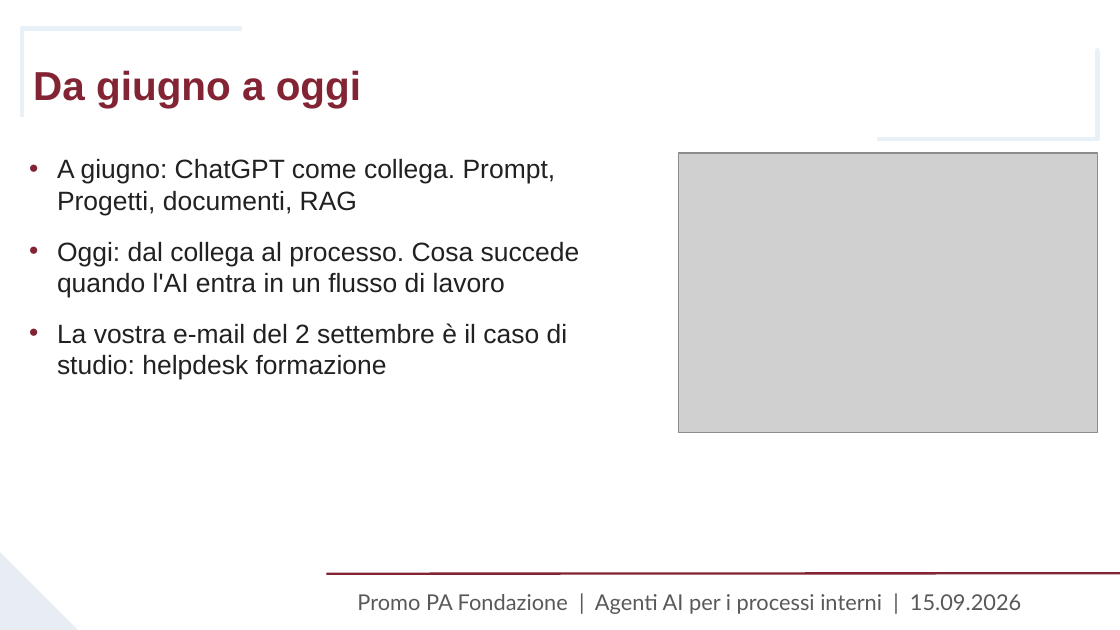
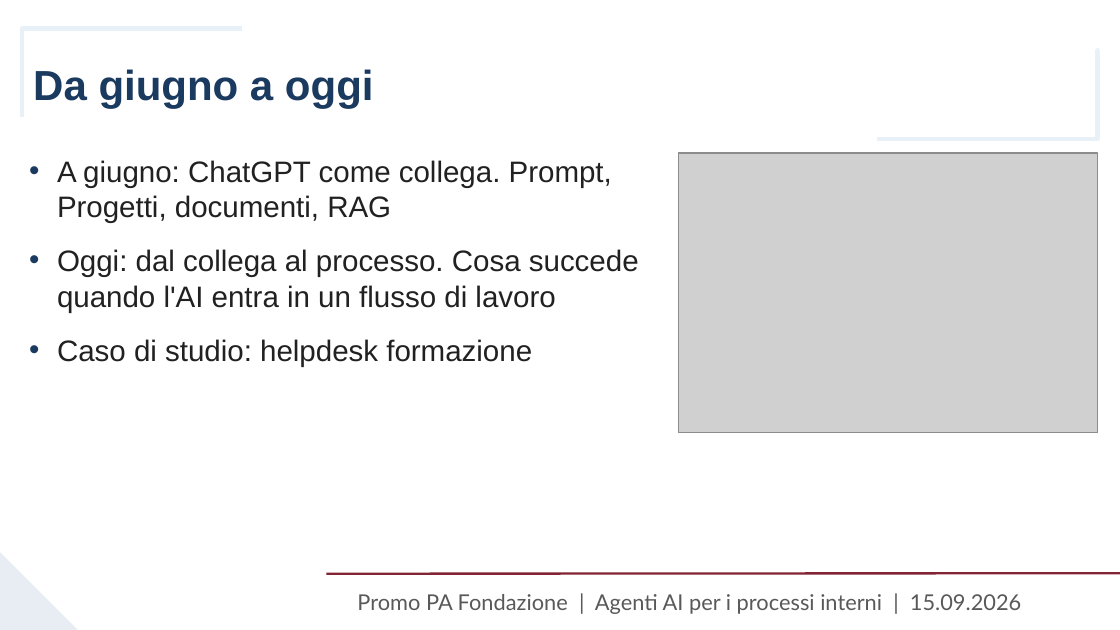
Before and after one commit to fabsilvestri/promopa-agenti-ai, a slide deck: slide 3 of slides/Lezione_15_settembre_Agenti_AI_PromoPA.pptx. Drawn at 1120x630 pixels with LibreOffice and Linux fonts; fonts in the diff are those of the drawing; grey boxes stand for pictures; background and template pictures are left out. Boxes give left, top, right and bottom in pixels: in the first picture for what was removed or moved away, otherwise in the second. Text is boxed around its words. In the diff, an @@ line names an element or a change of style, - is before the commit and + after.

```diff
--- a/slides/Lezione_15_settembre_Agenti_AI_PromoPA.pptx
+++ b/slides/Lezione_15_settembre_Agenti_AI_PromoPA.pptx
@@ title "Da giugno a oggi" at (33,69,374,109): size 26 to 27 pt, text colour #822433 to #1B3A5F @@
@@ text at (57,160,639,312): size 17 to 19 pt in "A giugno: ChatGPT come collega. Prompt, Progetti, ...", "Oggi: dal collega al processo. Cosa succede ..."; bullet colour #822433 to #1B3A5F @@
@@ text at (57,339,532,366): text changed; size 17 to 19 pt @@
-• La vostra e-mail del 2 settembre è il caso di studio: helpdesk formazione
+• Caso di studio: helpdesk formazione
```
Also in this commit, not shown: 88 other slides changed, 20 other files.
